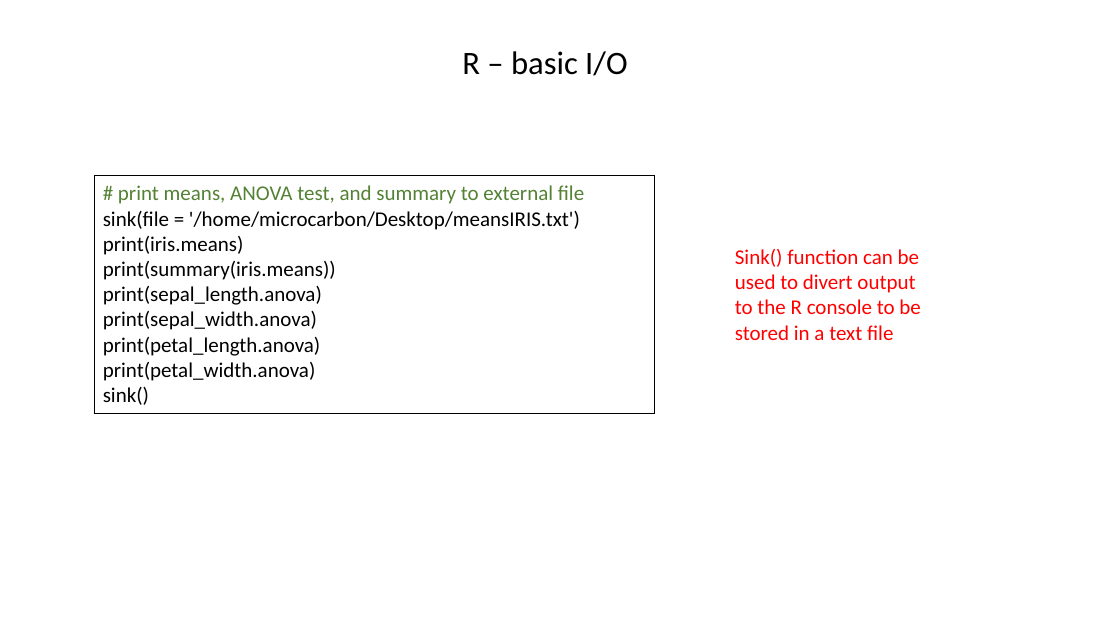
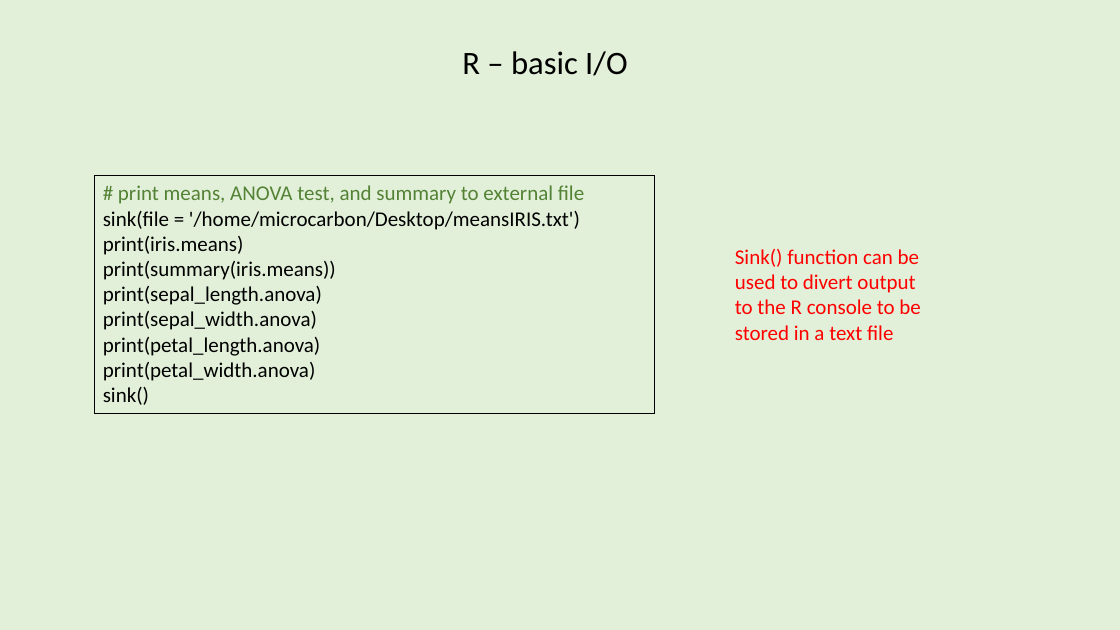
Before and after one commit to gbabbitt/RocASAsamples, a slide deck: slide 11 of UPSTAT-2012_tutorial.pptx (slide 12 before the commit). Drawn at 1120x630 pixels with LibreOffice and Linux fonts; fonts in the diff are those of the drawing. Boxes give left, top, right and bottom in pixels: in the first picture for what was removed or moved away, otherwise in the second. Text is boxed around its words. In the diff, an @@ line names an element or a change of style, - is before the commit and + after.

```diff
--- a/UPSTAT-2012_tutorial.pptx
+++ b/UPSTAT-2012_tutorial.pptx
@@ background #FFFFFF to #E2F0D9 @@
```
Also in this commit, not shown: 11 other slides changed, 1 slide added, 1 slide removed.
